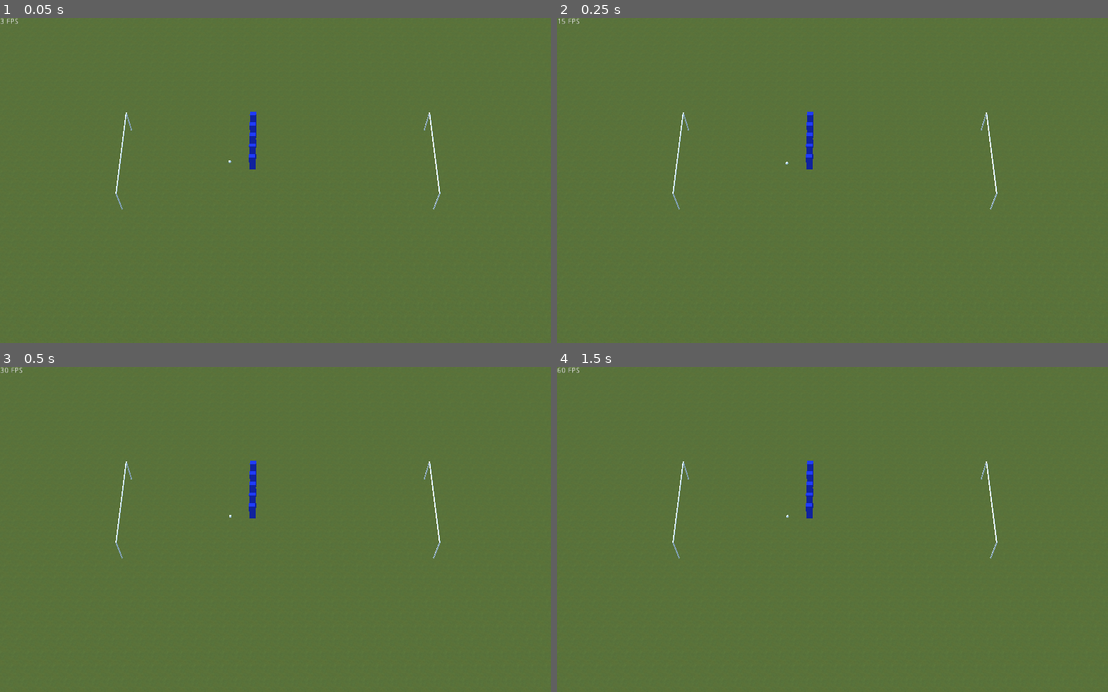
Above: before the commit, frames 1-4 (two rows, left to right).
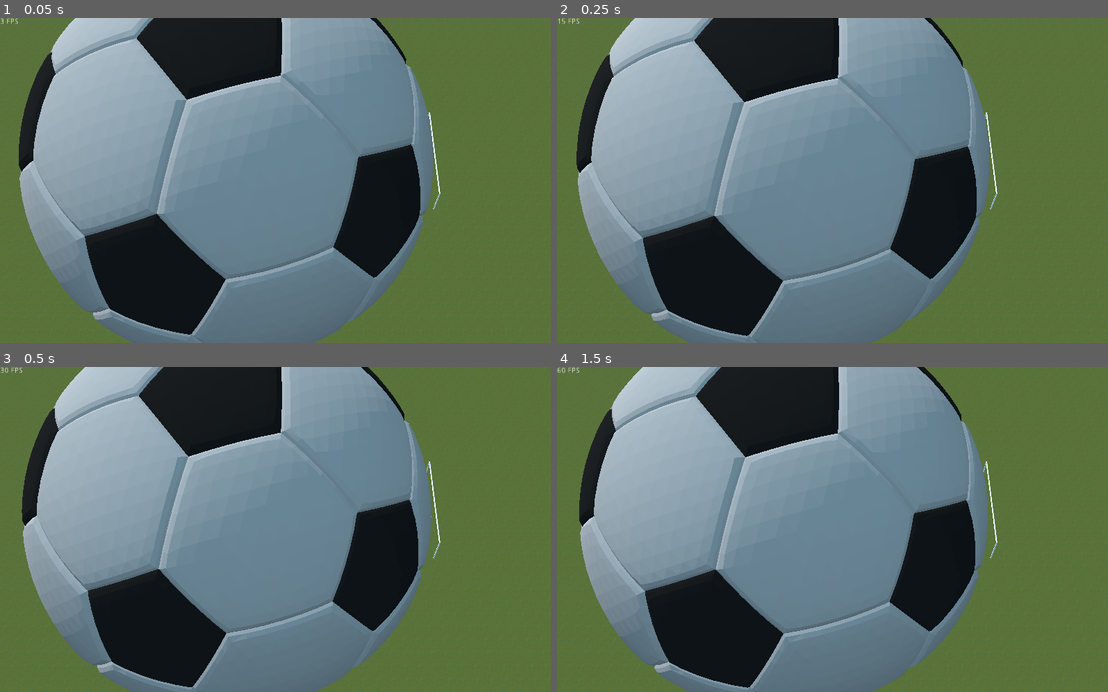
Above: after the commit, the same moments.

Repository: Heisaa/rtsFootball
Game: Godot game, scene res://Scenes/Main/Main.tscn
Two runs of this game, one before a commit and one after it. Both use one fixed random seed, a clock stepped at 60 frames per second and the inputs below.
Inputs (mouse positions are in pixels of both pictures, inside the frame that each line leads up to):
- Up to frame 1 (0.05 s): no input
- Up to frame 2 (0.25 s): no input
- Up to frame 3 (0.5 s): no input
- Up to frame 4 (1.5 s): move the mouse to (959, 513) at 0.52 s; right-click (959, 513) at 0.6 s; click (959, 513) at 0.67 s; move the mouse to (722, 545) at 1.27 s; right-click (722, 545) at 1.35 s; click (722, 545) at 1.42 s

The runs differ from the first frame. In frame 1, 66% of the frame differs, in the area x 3-79%, y 0-100%; in frame 2, 65%; in frame 3, 65%; in frame 4, 65%.
Error after the commit: Parse Error: Too few arguments for "create_player()" call. Expected at least 2. (res://Objects/PlayerManager/PlayerManager.gd:21)

Commit message:
ball_texture

Diff:
--- a/Objects/Player/Player.gd
+++ b/Objects/Player/Player.gd
@@ -7,6 +7,7 @@
 var selected = false
 var velocity = Vector3(0,0,0)
 var target = Vector3()
+var team
 
 var state
 var state_factory
--- a/Objects/PlayerManager/PlayerManager.gd
+++ b/Objects/PlayerManager/PlayerManager.gd
@@ -2,13 +2,15 @@
 
 const Player = preload("res://Objects/Player/Player.tscn")
 
-const all_players = []
-const selected_players =[]
+const all_players:= []
+const selected_players= []
 
-const ray_length = 1000
+const ray_length:= 1000
 
 onready var camera = get_node("../Camera")
 onready var ball = get_node("../Ball")
+
+enum {TEAM_1, TEAM_2}
 
 
 #################
@@ -16,10 +18,8 @@
 #################
 func _ready():
 	for i in range(0,5):
-		var player = Player.instance()
-		player.translation = Vector3(2, 0.95, i)
-		add_child(player)
-		all_players.append(player)
+		create_player(TEAM_1)
+		create_player(TEAM_2)
 
 func _process(_delta):
 	for player in all_players:
@@ -42,6 +42,13 @@
 	var space_state = get_world().direct_space_state
 	return space_state.intersect_ray(ray_start, ray_end, [], collision_mask)
 
+func create_player(team, pos):
+	var player = Player.instance()
+	player.team = team
+	player.translation = Vector3(2, 0.95, i)
+	add_child(player)
+	all_players.append(player)
+
 ###############
 ### Signals ###
 ###############
--- a/Objects/SoccerBall/soccer_ball.tscn
+++ b/Objects/SoccerBall/soccer_ball.tscn
@@ -3,3 +3,6 @@
 [ext_resource path="res://assets/Models/soccer_ball.fbx" type="PackedScene" id=1]
 
 [node name="soccer_ball" instance=ExtResource( 1 )]
+
+[node name="Icosphere2" parent="." index="1"]
+transform = Transform( 1, 0, 0, 0, 1, 0, 0, 0, 1, 0, 0, 0 )
--- a/Scenes/Main/Main.tscn
+++ b/Scenes/Main/Main.tscn
@@ -6,16 +6,13 @@
 [ext_resource path="res://Objects/Goal/Goal.tscn" type="PackedScene" id=4]
 [ext_resource path="res://Objects/FPSLabel/Label.gd" type="Script" id=5]
 [ext_resource path="res://Objects/Stadium/Stadium.gd" type="Script" id=6]
+[ext_resource path="res://Objects/SoccerBall/soccer_ball.tscn" type="PackedScene" id=7]
 
 [sub_resource type="PhysicsMaterial" id=1]
 bounce = 0.4
 
-[sub_resource type="SphereMesh" id=2]
-radius = 0.11
-height = 0.22
-
 [sub_resource type="SphereShape" id=3]
-radius = 0.11
+radius = 0.156431
 
 [sub_resource type="SpatialMaterial" id=4]
 albedo_texture = ExtResource( 2 )
@@ -46,12 +43,11 @@
 "_edit_group_": true
 }
 
-[node name="MeshInstance" type="MeshInstance" parent="Ball"]
-mesh = SubResource( 2 )
-material/0 = null
-
 [node name="CollisionShape" type="CollisionShape" parent="Ball"]
 shape = SubResource( 3 )
+
+[node name="soccer_ball" parent="Ball" instance=ExtResource( 7 )]
+transform = Transform( 15, 0, 0, 0, 15, 0, 0, 0, 15, 0, 0, 0 )
 
 [node name="Camera" type="Camera" parent="."]
 transform = Transform( -1, -7.57104e-08, 4.37114e-08, 0, 0.5, 0.866025, -8.74228e-08, 0.866025, -0.5, 0, 50, -30 )
